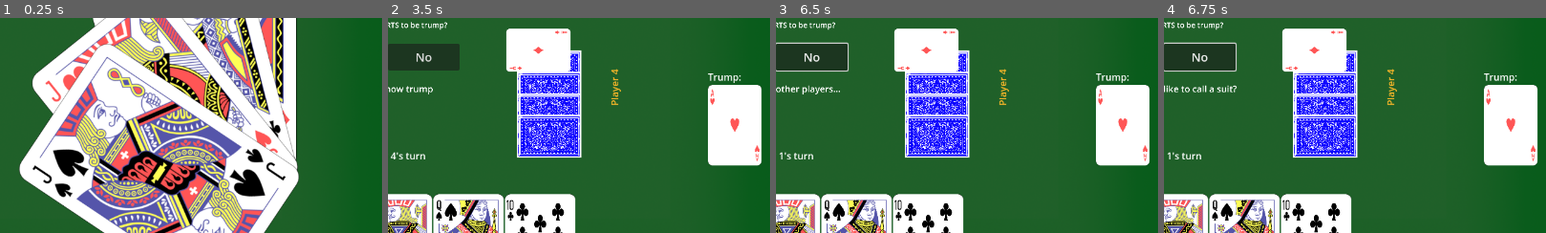
Above: before the commit, frames 1-4 (left to right).
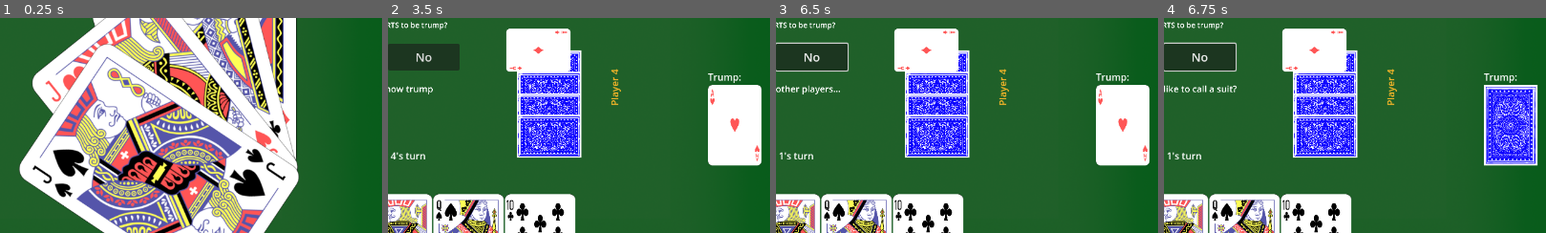
Above: after the commit, the same moments.

Repository: rayaboutany/Euchre
Game: Godot game, scene res://scenes/mainmenu.tscn
Same seed, same stepped clock (60 frames per second), same inputs: the game is played once before the commit and once after it.
Inputs (mouse positions are % of the whole screen's width and height, from its top left):
- Up to frame 1 (0.25 s): no input
- Up to frame 2 (3.5 s): click "Start Game" at 0.5 s; click "Yes" at 1.25 s; click "Yes" at 2 s; click "Yes" at 2.75 s
- Up to frame 3 (6.5 s): click "No" at 3.5 s; move the mouse to (45, 70) at 4.27 s; click (45, 70) at 4.42 s; move the mouse to (80, 65) at 5.02 s; click (80, 65) at 5.17 s; move the mouse to (20, 35) at 5.77 s; click (20, 35) at 5.92 s
- Up to frame 4 (6.75 s): move the mouse to (55, 50) at 6.52 s; click (55, 50) at 6.67 s
The pictures show only the part of the screen within x 50-100%, y 30-80%; the shares and areas given below are measured in that part.

Frames 1-3 are identical in both runs. In frame 4, 4.7% of the frame differs, in the area x 83-98%, y 31-69%.

Commit message:
hide trump display

Diff:
--- a/scenes/Label.gd
+++ b/scenes/Label.gd
@@ -3,6 +3,7 @@
 var bruh
 var trumpsuit
 signal plz
+signal hideme
 var ugh
 var x
 var id
@@ -78,5 +79,6 @@
 
 
 func _on_timer_timeout():
+	global.emit_signal("hideme")
 	set_text("would you like to call a suit?")
 	x =true
--- a/scenes/trumpDisplay.gd
+++ b/scenes/trumpDisplay.gd
@@ -26,7 +26,8 @@
 "res://assets/cards/English_pattern_jack_of_spades.svg.png",
 "res://assets/cards/English_pattern_queen_of_spades.svg.png",
 "res://assets/cards/English_pattern_king_of_spades.svg.png",
-"res://assets/cards/English_pattern_ace_of_spades.svg.png"
+"res://assets/cards/English_pattern_ace_of_spades.svg.png",
+"res://assets/card back blue.png"
 ]
 # Called when the node enters the scene tree for the first time.
 func _ready():
@@ -70,7 +71,10 @@
 			global.emit_signal("trumpselected", suit)
 
 			print(suit + " is trump")
+	global.hideme.connect(hideme)
 			#will change to forward loop, brain 404 not found, works tho!
 # Called every frame. 'delta' is the elapsed time since the previous frame.
 func _process(delta):
 	pass
+func hideme():
+	texture = load(textureURLs[24])
--- a/scripts/global.gd
+++ b/scripts/global.gd
@@ -13,6 +13,7 @@
 signal nextPlayer()
 signal setPlayer(player)
 signal delete()
+signal hideme()
 
 # Called when the node enters the scene tree for the first time.
 func _ready():
